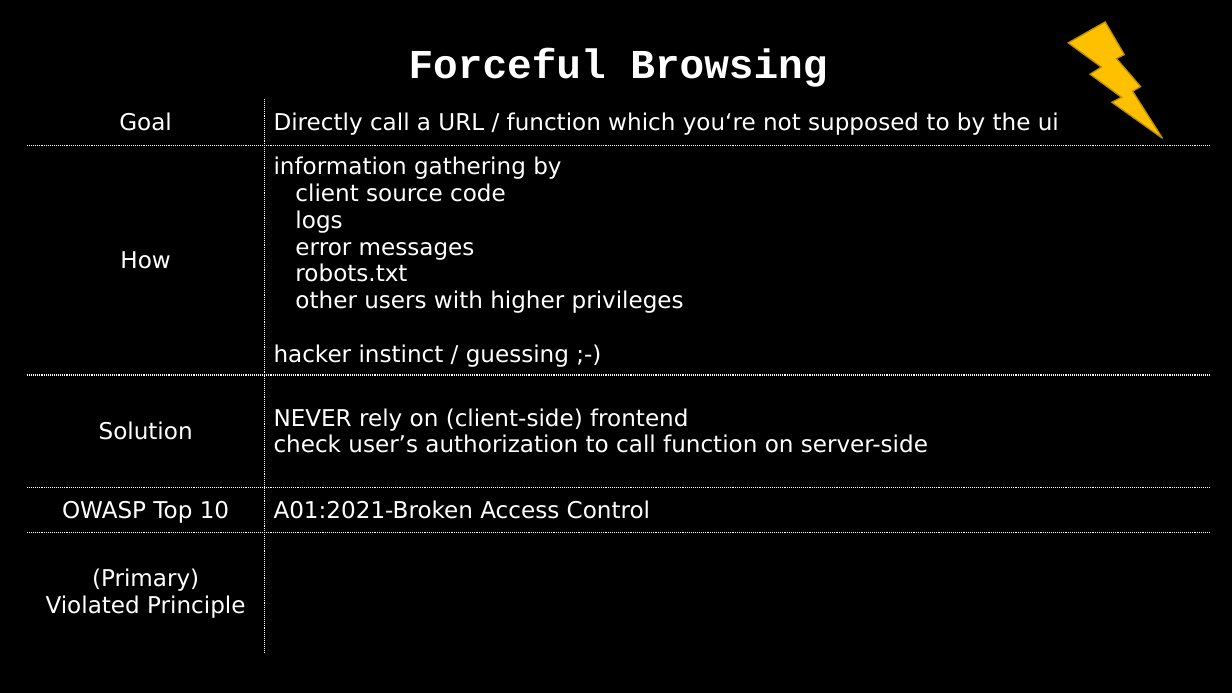
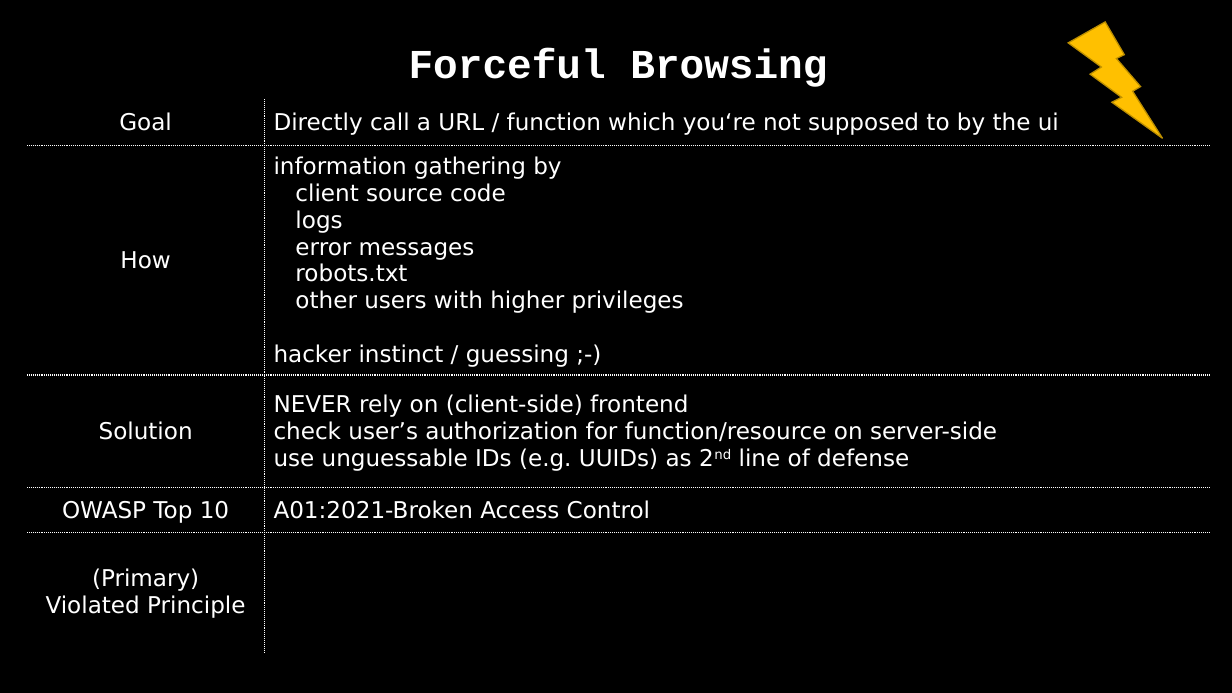
Before and after one commit to dschwarz91/websec-lecture, a slide deck: slide 22 of slides/5_Authorization.pptx (slide 13 before the commit). Drawn at 1232x693 pixels with LibreOffice and Linux fonts; fonts in the diff are those of the drawing. Boxes give left, top, right and bottom in pixels: in the first picture for what was removed or moved away, otherwise in the second. Text is boxed around its words. In the diff, an @@ line names an element or a change of style, - is before the commit and + after.

Commit message:
removed IDOR as a separate vulnerability and merged it in forceful browsing. Added some details for authorization checks.

```diff
--- a/slides/5_Authorization.pptx
+++ b/slides/5_Authorization.pptx
@@ table at (x1=27, y1=37, x2=1210, y2=662) @@
-row 4, column 2: NEVER rely on (client-side) frontend / check user’s authorization to call function on server-side
+row 4, column 2: NEVER rely on (client-side) frontend / check user’s authorization for function/resource on server-side / use unguessable IDs (e.g. UUIDs) as 2nd line of defense
```
Also in this commit, not shown: 12 other slides changed, 9 slides added.
